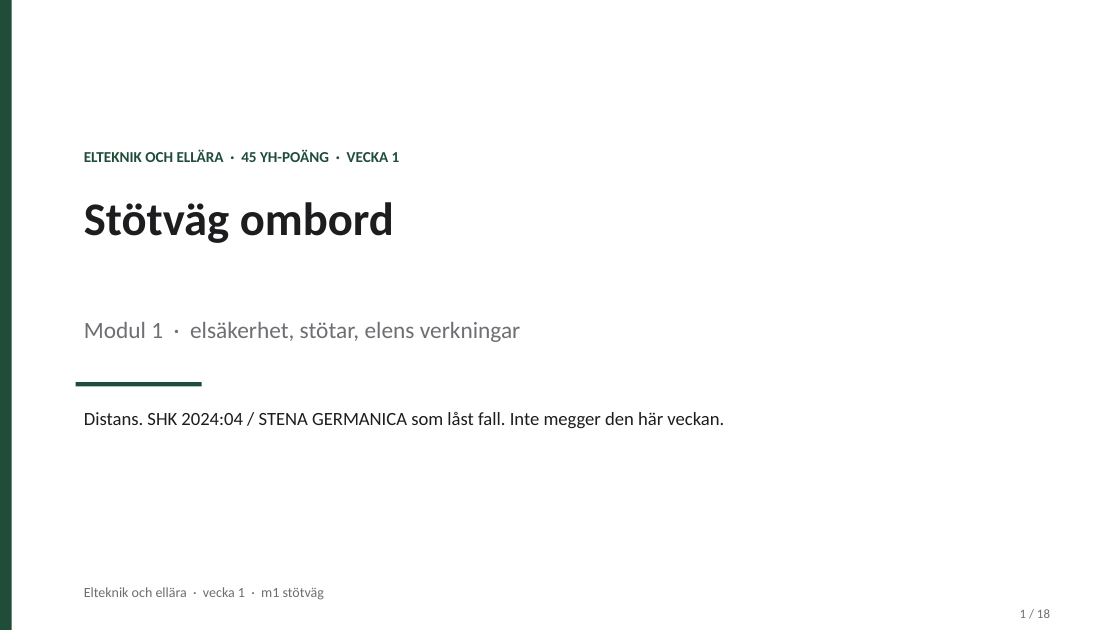
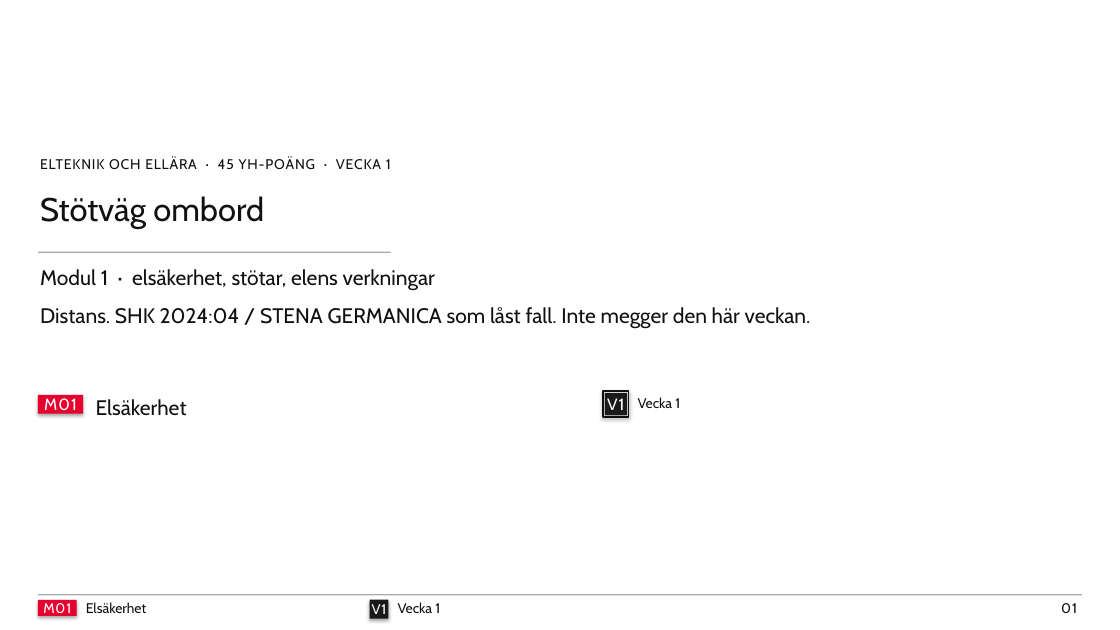
Before and after one commit to nj22az/elteknik-och-ellara, a slide deck: slide 1 of pptx/vecka-01.pptx. Drawn at 1120x630 pixels with LibreOffice and Linux fonts; fonts in the diff are those of the drawing. Boxes give left, top, right and bottom in pixels: in the first picture for what was removed or moved away, otherwise in the second. Text is boxed around its words. In the diff, an @@ line names an element or a change of style, - is before the commit and + after.

```diff
--- a/pptx/vecka-01.pptx
+++ b/pptx/vecka-01.pptx
@@ rectangle removed at (0,0,12,630) @@
@@ text "ELTEKNIK OCH ELLÄRA · 45 ...": place and size @@
-text "ELTEKNIK OCH ELLÄRA · 45 ..." at (84,149,400,162)
+text "ELTEKNIK OCH ELLÄRA · 45 ..." at (40,157,391,170)
@@ text "ELTEKNIK OCH ELLÄRA · 45 ..." at (40,157,391,170): size 13 to 12 pt, font Calibri to Cabin, text colour #1F4D3A to #111111, letter spacing 0 to 0.7 pt, bold off @@
@@ text "Stötväg ombord": place and size @@
-text "Stötväg ombord" at (84,202,394,243)
+text "Stötväg ombord" at (40,196,264,229)
@@ text "Stötväg ombord" at (40,196,264,229): size 40 to 28 pt, font Calibri to Cabin, text colour #1D1D1F to #111111, bold off @@
@@ text "Modul 1 · elsäkerhet, stötar, ...": place and size @@
-text "Modul 1 · elsäkerhet, stötar, ..." at (84,322,520,342)
+text "Modul 1 · elsäkerhet, stötar, ..." at (40,269,435,291)
@@ text "Modul 1 · elsäkerhet, stötar, ..." at (40,269,435,291): size 20 to 18 pt, font Calibri to Cabin, text colour #6E6E73 to #111111 @@
@@ rectangle added at (38,252,391,252), fill #111111 @@
@@ text "Distans. SHK 2024:04 / STENA ...": place and size @@
-text "Distans. SHK 2024:04 / STENA ..." at (84,412,724,428)
+text "Distans. SHK 2024:04 / STENA ..." at (40,307,811,329)
@@ text "Distans. SHK 2024:04 / STENA ..." at (40,307,811,329): size 16 to 18 pt, font Calibri to Cabin, text colour #1D1D1F to #111111 @@
@@ rectangle removed at (76,382,202,386) @@
@@ rectangle added at (38,395,83,413), fill #E6002D, 14 pt, text #FFFFFF @@
+M01
@@ text added at (96,399,187,416), 18 pt, text #111111 @@
+Elsäkerhet
@@ rectangle added at (603,392,628,417), outline #111111 1.5 pt @@
@@ rectangle added at (605,393,627,415), fill #1A1A1A, 14 pt, text #FFFFFF @@
+V1
@@ text added at (638,397,680,408), 12 pt, text #111111 @@
+Vecka 1
@@ rectangle added at (38,595,1082,595), fill #111111 @@
@@ text removed at (84,587,324,600) @@
-Elteknik och ellära · vecka 1 · m1 stötväg
@@ rectangle added at (38,600,76,616), fill #E6002D, 12 pt, text #FFFFFF @@
+M01
@@ text added at (86,602,147,613), 12 pt, text #111111 @@
+Elsäkerhet
@@ rectangle added at (370,600,389,619), fill #1A1A1A, 12 pt, text #FFFFFF @@
+V1
@@ text added at (398,602,440,613), 12 pt, text #111111 @@
+Vecka 1
@@ text removed at (1020,609,1050,618) @@
-1 / 18
@@ text added at (1061,603,1077,613), 12 pt, text #111111 @@
+01
```
Also in this commit, not shown: 16 other slides changed, 1 slide added, 1 slide removed, 12 other files.
